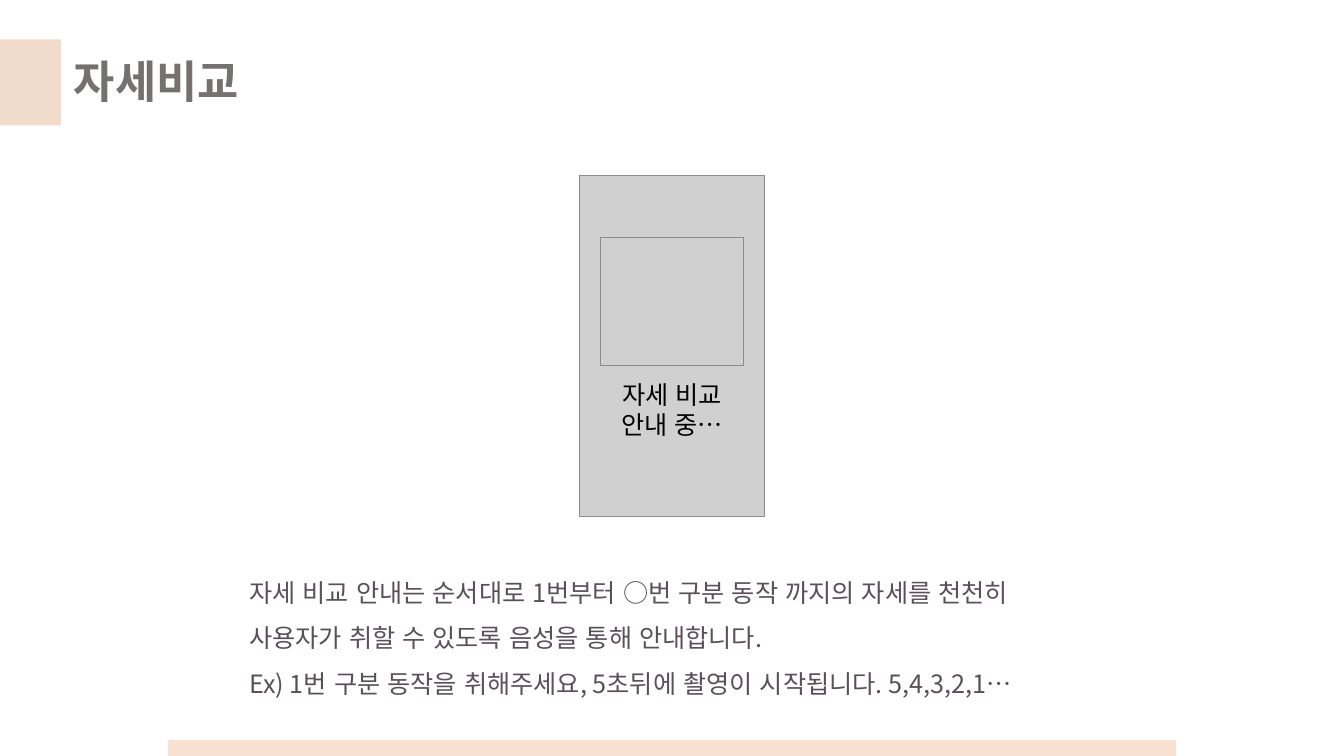
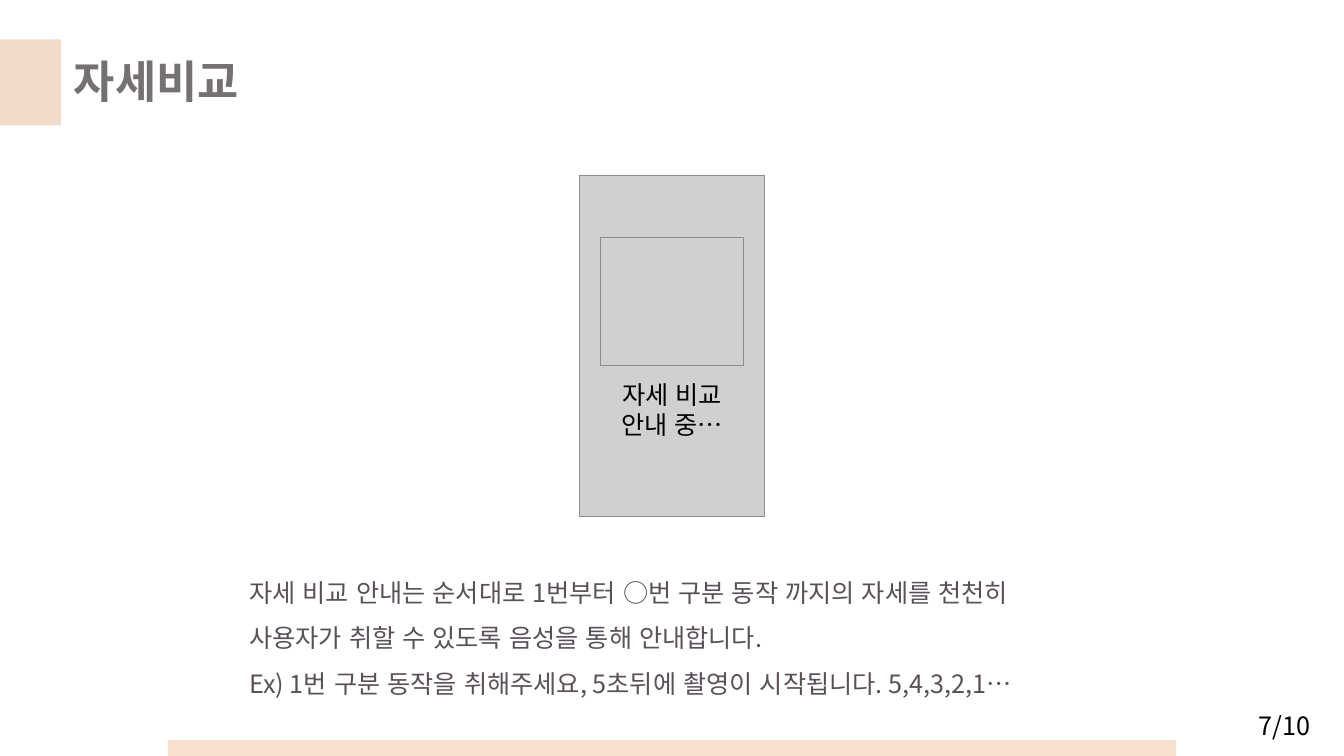
Before and after one commit to AInCT/Graduation-Design-18-1, a slide deck: slide 7 of Team-1/2018-03-14-발표자료/2018-03-14-발표자료.pptx. Drawn at 1344x756 pixels with LibreOffice and Linux fonts; fonts in the diff are those of the drawing; grey boxes stand for pictures. Boxes give left, top, right and bottom in pixels: in the first picture for what was removed or moved away, otherwise in the second. Text is boxed around its words. In the diff, an @@ line names an element or a change of style, - is before the commit and + after.

```diff
--- a/Team-1/2018-03-14-발표자료/2018-03-14-발표자료.pptx
+++ b/Team-1/2018-03-14-발표자료/2018-03-14-발표자료.pptx
@@ text added at box(1259, 715, 1311, 740), 18 pt, text #000000 @@
+7/10
```
Also in this commit, not shown: 9 other slides changed, 2 other files.
